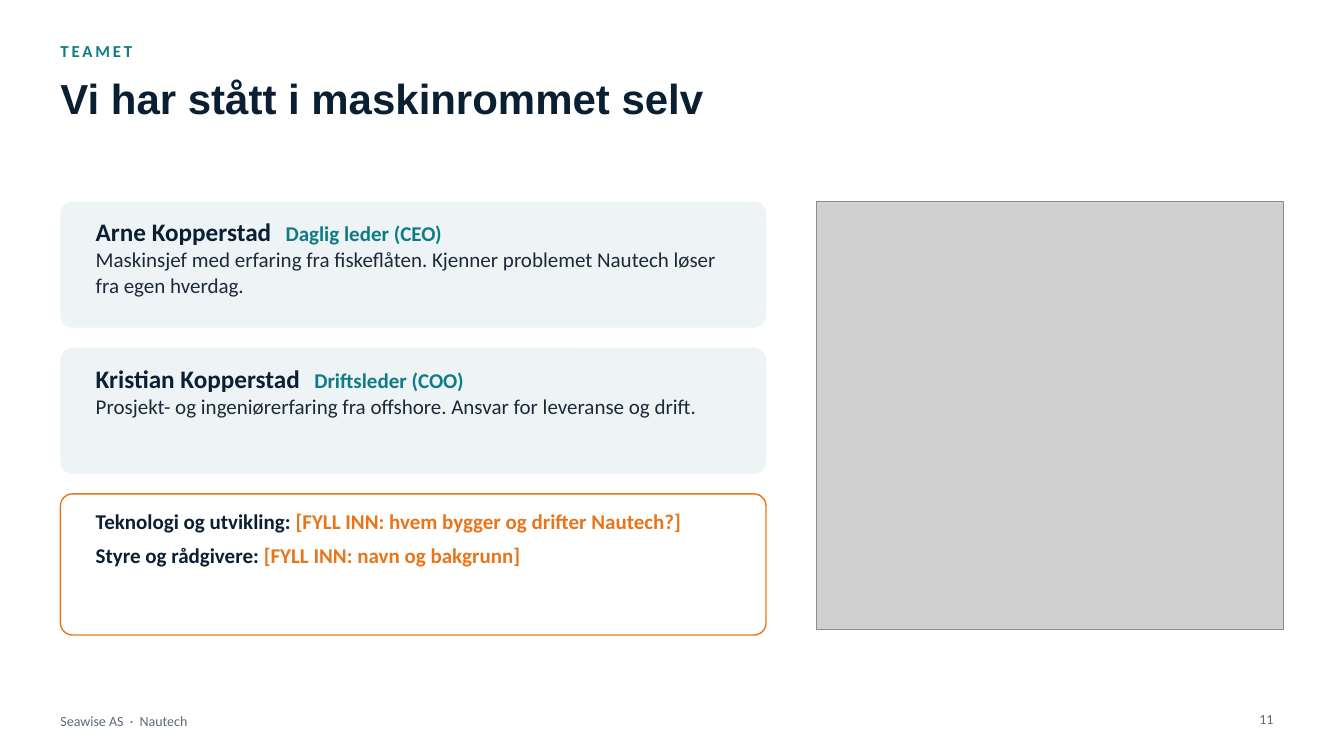
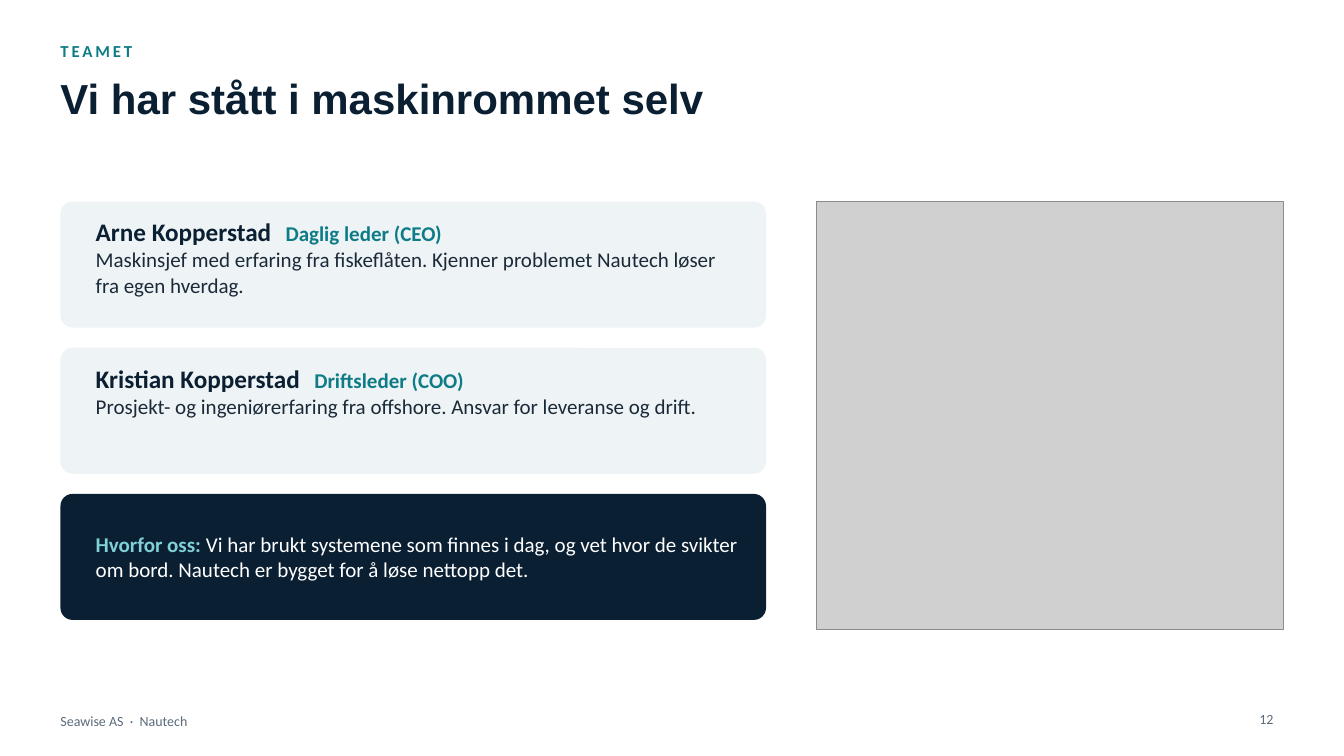
Before and after one commit to akopperstad/Claude, a slide deck: slide 12 of presentasjoner/Nautech - Investorpresentasjon v2.pptx (slide 11 before the commit). Drawn at 1344x756 pixels with LibreOffice and Linux fonts; fonts in the diff are those of the drawing; grey boxes stand for pictures. Boxes give left, top, right and bottom in pixels: in the first picture for what was removed or moved away, otherwise in the second. Text is boxed around its words. In the diff, an @@ line names an element or a change of style, - is before the commit and + after.

```diff
--- a/presentasjoner/Nautech - Investorpresentasjon v2.pptx
+++ b/presentasjoner/Nautech - Investorpresentasjon v2.pptx
@@ rounded rectangle: place and size @@
-rounded rectangle at [60,494,766,635]
+rounded rectangle at [60,494,766,620]
@@ rounded rectangle at [60,494,766,620]: fill #FFFFFF to #0B1F33; outline #E8751A 1 pt to none; proportions changed @@
@@ text "Hvorfor oss: Vi har brukt ..." at [96,537,737,581]: vertical alignment top to middle @@
@@ text at [96,537,737,581]: text changed; text colour #E8751A to #FFFFFF; bold off @@
-Teknologi og utvikling: [FYLL INN: hvem bygger og drifter Nautech?]
-Styre og rådgivere: [FYLL INN: navn og bakgrunn]
+Hvorfor oss: Vi har brukt systemene som finnes i dag, og vet hvor de svikter om bord. Nautech er bygget for å løse nettopp det.
@@ page number at [1259,715,1273,724]: text changed @@
-11
+12
```
Also in this commit, not shown: 6 other slides changed, 1 slide added, 1 other file.
